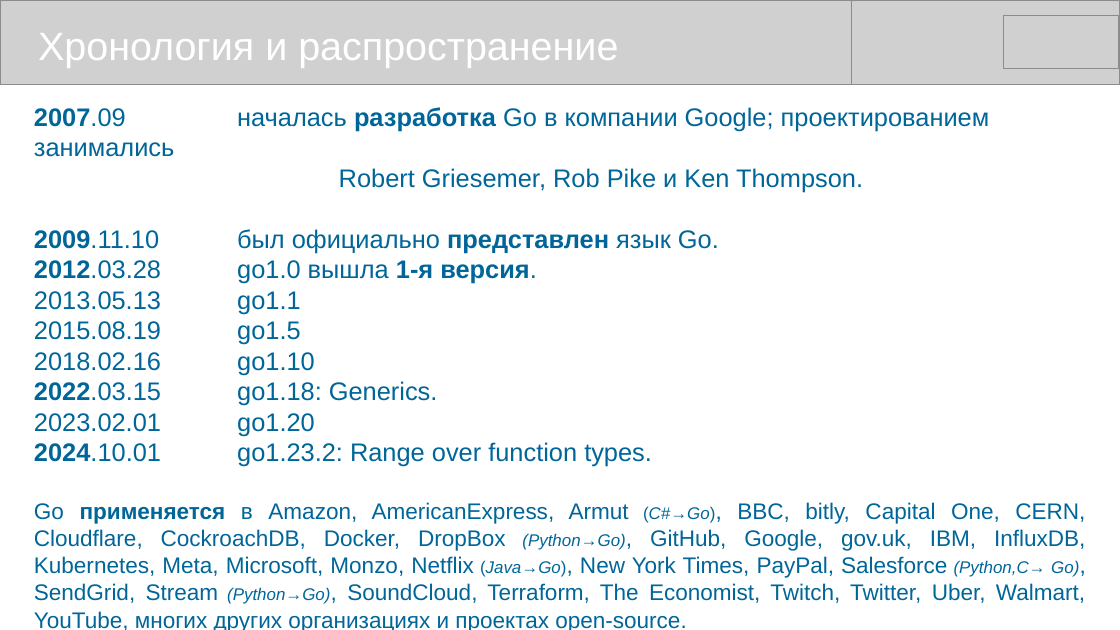
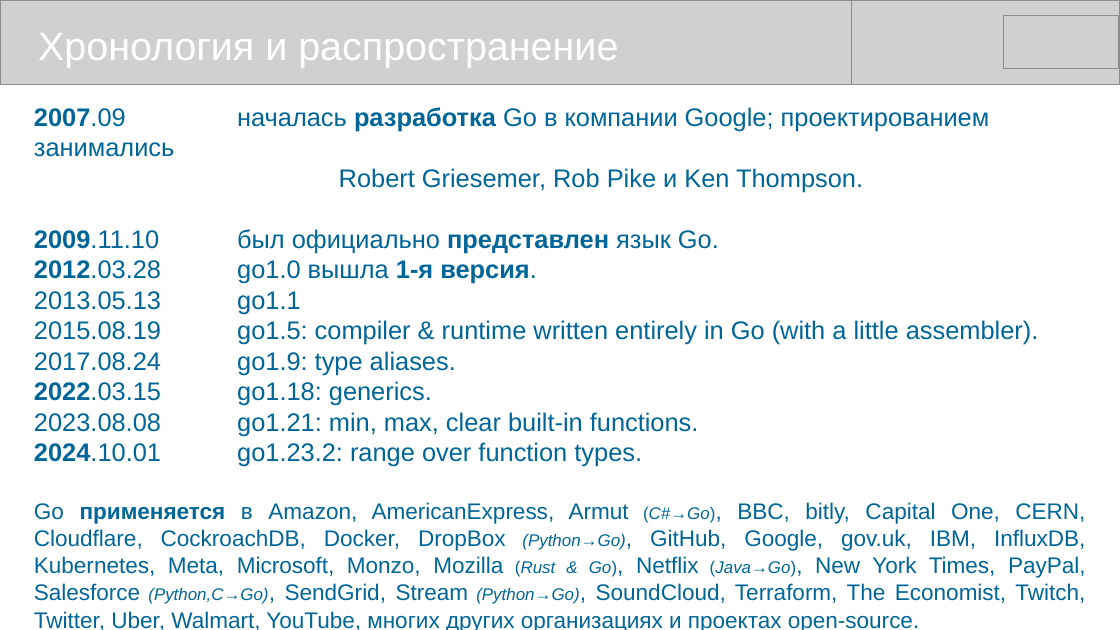
Before and after one commit to mike-shock/Go_language, a slide deck: slide 5 of Go_Intro.odp. Drawn at 1120x630 pixels with LibreOffice and Linux fonts; fonts in the diff are those of the drawing; grey boxes stand for pictures. Boxes give left, top, right and bottom in pixels: in the first picture for what was removed or moved away, otherwise in the second. Text is boxed around its words. In the diff, an @@ line names an element or a change of style, - is before the commit and + after.

```diff
--- a/Go_Intro.odp
+++ b/Go_Intro.odp
@@ text at bbox=[34, 320, 1086, 630]: text changed @@
-2015.08.19 go1.5
-2018.02.16 go1.10
-2022.03.15 go1.18: Generics.
-2023.02.01 go1.20
-2024.10.01 go1.23.2: Range over function types.
-Go применяется в Amazon, AmericanExpress, Armut (C#→Go), BBC, bitly, Capital One, CERN, Cloudflare, CockroachDB, Docker, DropBox (Python→Go), GitHub, Google, gov.uk, IBM, InfluxDB, Kubernetes, Meta, Microsoft, Monzo, Netflix (Java→Go), New York Times, PayPal, Salesforce (Python,C→ Go), SendGrid, Stream (Python→Go), SoundCloud, Terraform, The Economist, Twitch, Twitter, Uber, Walmart, YouTube, многих других организациях и проектах open-source.
+2015.08.19 go1.5: compiler & runtime written entirely in Go (with a little assembler).
+2017.08.24 go1.9: type aliases.
+2022.03.15 go1.18: generics.
+2023.08.08 go1.21: min, max, clear built-in functions.
+2024.10.01 go1.23.2: range over function types.
+Go применяется в Amazon, AmericanExpress, Armut (C#→Go), BBC, bitly, Capital One, CERN, Cloudflare, CockroachDB, Docker, DropBox (Python→Go), GitHub, Google, gov.uk, IBM, InfluxDB, Kubernetes, Meta, Microsoft, Monzo, Mozilla (Rust & Go), Netflix (Java→Go), New York Times, PayPal, Salesforce (Python,C→Go), SendGrid, Stream (Python→Go), SoundCloud, Terraform, The Economist, Twitch, Twitter, Uber, Walmart, YouTube, многих других организациях и проектах open-source.
```
Also in this commit, not shown: 3 other slides changed, 1 slide added.
